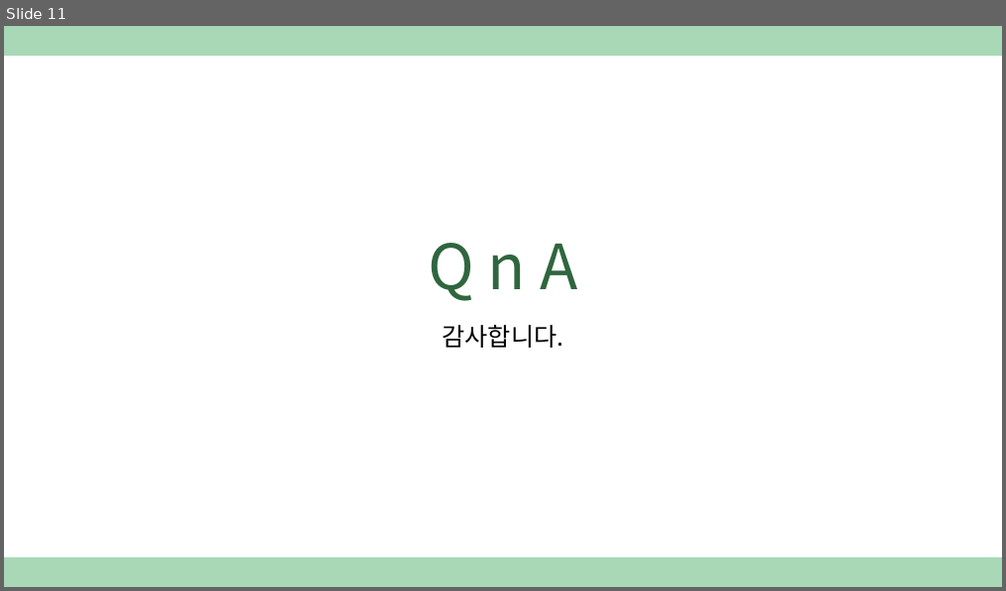
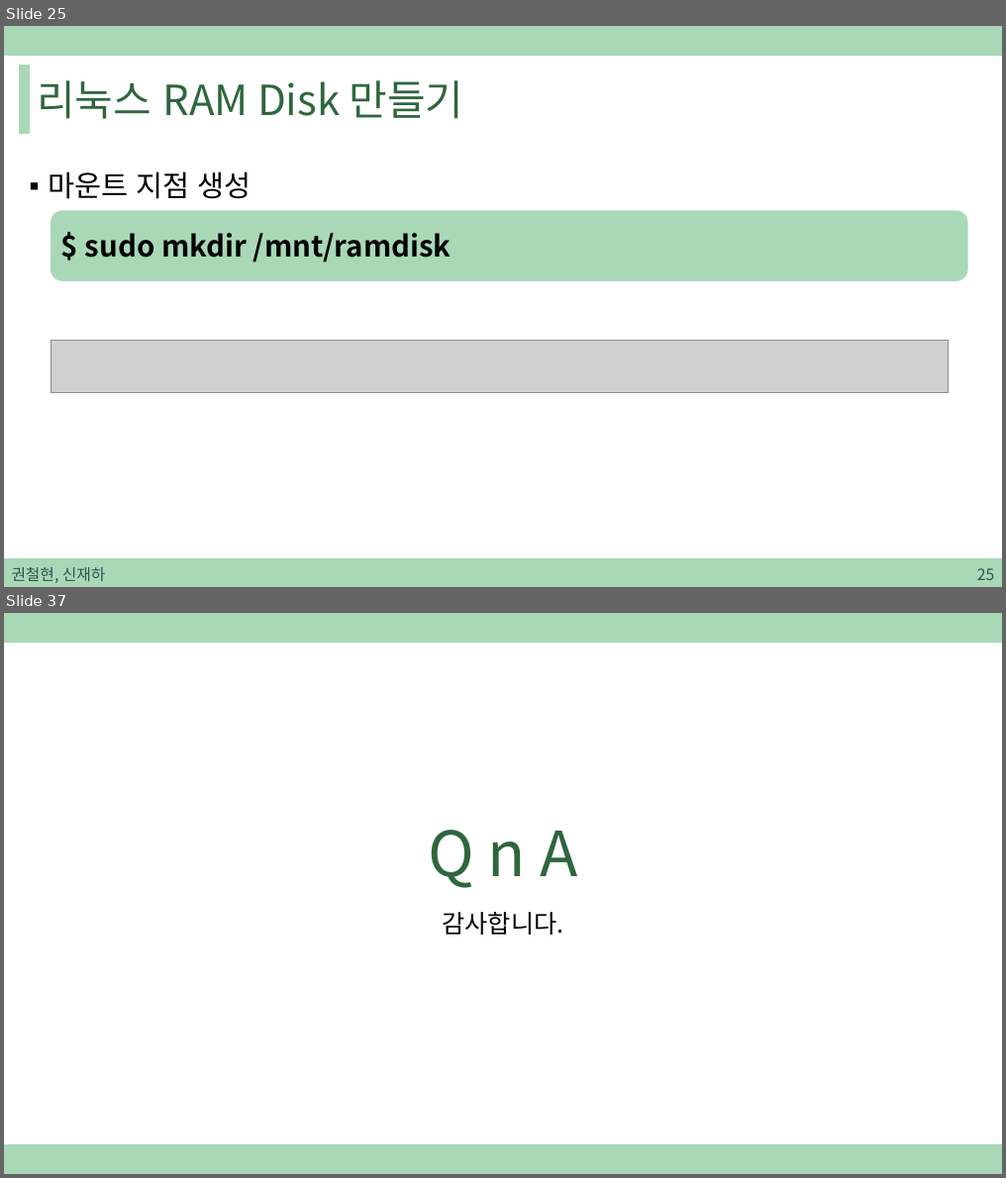
Before and after one commit to sjh4287/capston, a slide deck: 2022.02.18/권철현,신재하.pptx. Shown one above the other, each under a label of ours: slide 11 before the commit, slides 25 and 37 after it; the slides between them are not shown. The pictures are 1006x591 and 1006x1178 pixels, drawn with LibreOffice and Linux fonts; fonts in the diff are those of the drawing; grey boxes stand for pictures. Boxes give left, top, right and bottom in pixels: in the first picture for what was removed or moved away, otherwise in the second. Text is boxed around its words. In the diff, an @@ line names an element or a change of style, - is before the commit and + after.

```diff
--- a/2022.02.18/권철현,신재하.pptx
+++ b/2022.02.18/권철현,신재하.pptx
@@ slide 25 added at <box>4,26,1002,587</box>, background #FFFFFF; not listed: 1 template element that a slide beside it also shows @@
@@ rectangle added at <box>20,65,29,134</box>, fill #A9D8B7, outline #A9D8B7 1 pt @@
@@ title added at <box>37,80,464,119</box>, 40 pt, text #2F663E @@
+리눅스 RAM Disk 만들기
@@ text added at <box>48,172,252,199</box>, 28 pt, text #000000 @@
+▪ 마운트 지점 생성
@@ rounded rectangle added at <box>51,211,968,281</box>, fill #A9D8B7, 28 pt, text #000000, bold @@
+$ sudo mkdir /mnt/ramdisk
@@ picture added at <box>51,341,948,393</box> @@
@@ rectangle added at <box>4,559,1002,587</box>, fill #A9D8B7, outline #A9D8B7 1 pt @@
@@ text added at <box>12,568,105,583</box>, 15 pt, text #305250 @@
+권철현, 신재하
@@ page number added at <box>977,569,994,580</box>, 15 pt, text #305250 @@
+25
@@ what was slide 11 is now slide 37 @@
```
Also in this commit, not shown: 1 slide changed, 25 other slides added.
